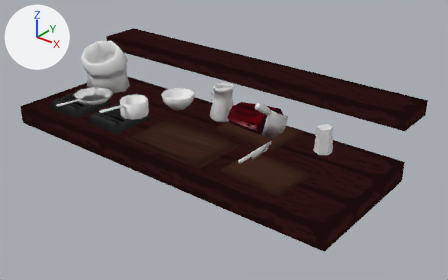
Two versions of the Blender file Models/BLENDER/Table.blend, one commit apart.
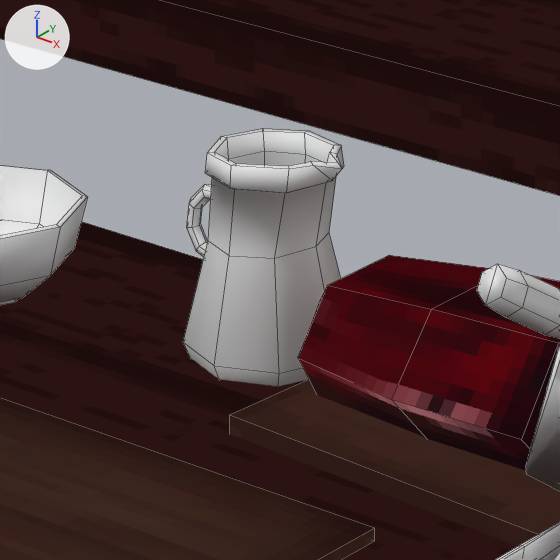
The first picture shows the older version from a 50 mm camera at (3.043, -3.789, 2.187) aimed at (0.191, -0.223, -0.023). The close-ups show both versions on the part from 41% to 60% of the width and 22% to 53% of the height of that picture. Every picture has the same lights, and +X, +Y and +Z are marked at upper left. The close-ups show mesh edges as thin lines.

Names of what the first close-up shows: 'Bowl', 'Jug', 'Knife', 'ManagingTable', 'MeatCleaver', 'MeatTable', 'Table'.
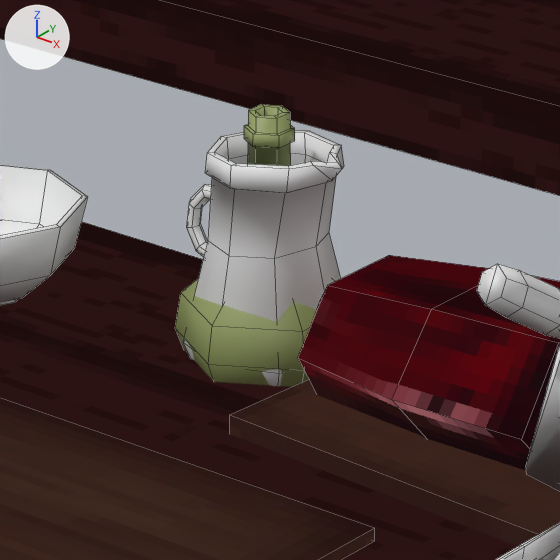
Location of each change, [x1, y1, x2, y2] in pixels of the close-ups (560 x 560 px):
```json
{"object": "WineBottle", "change": "added", "after": [175, 105, 316, 387]}
```

The change, as JSON lines over the scene's bpy script:
```json
{"op": "add", "block": "me_circle_011", "code": ["me_circle_011 = bpy.data.meshes.new('Circle.011')", "me_circle_011.from_pydata(...)  # 108 vertices, 104 faces; spans x -0.108..0.108, y -0.125..0.125, z 0.0..0.387", "me_circle_011.polygons.foreach_set('use_smooth', [True] * 104)", "me_circle_011.materials.append(mat_material_001)"]}
{"op": "add", "block": "ob_winebottle", "code": ["ob_winebottle = bpy.data.objects.new('WineBottle', me_circle_011)", "ob_winebottle.location = (0.0, 0.0, 0.0)"]}
```
